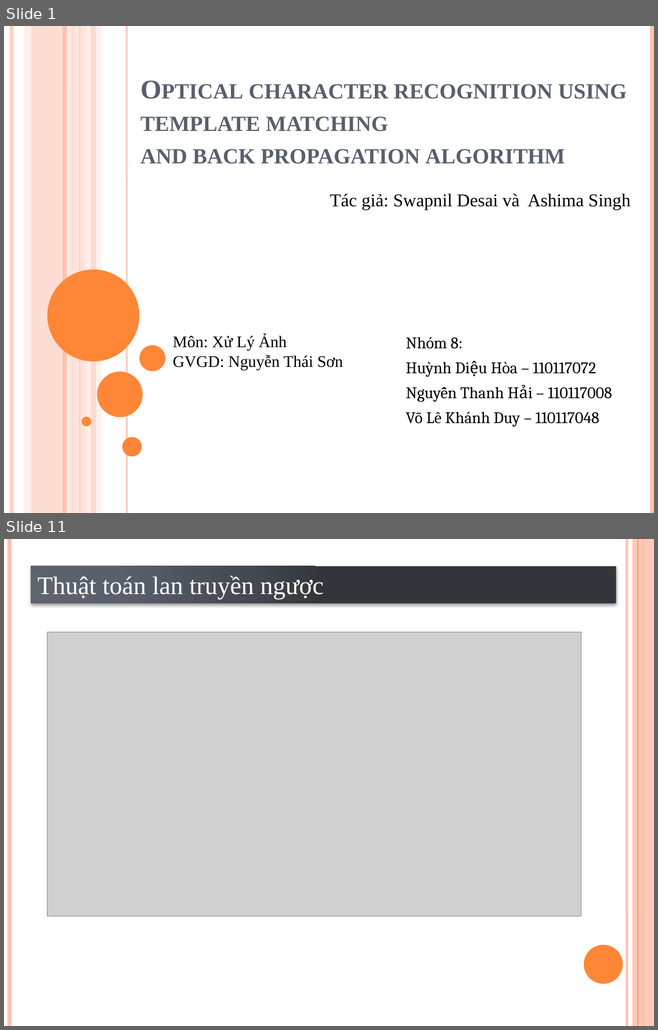
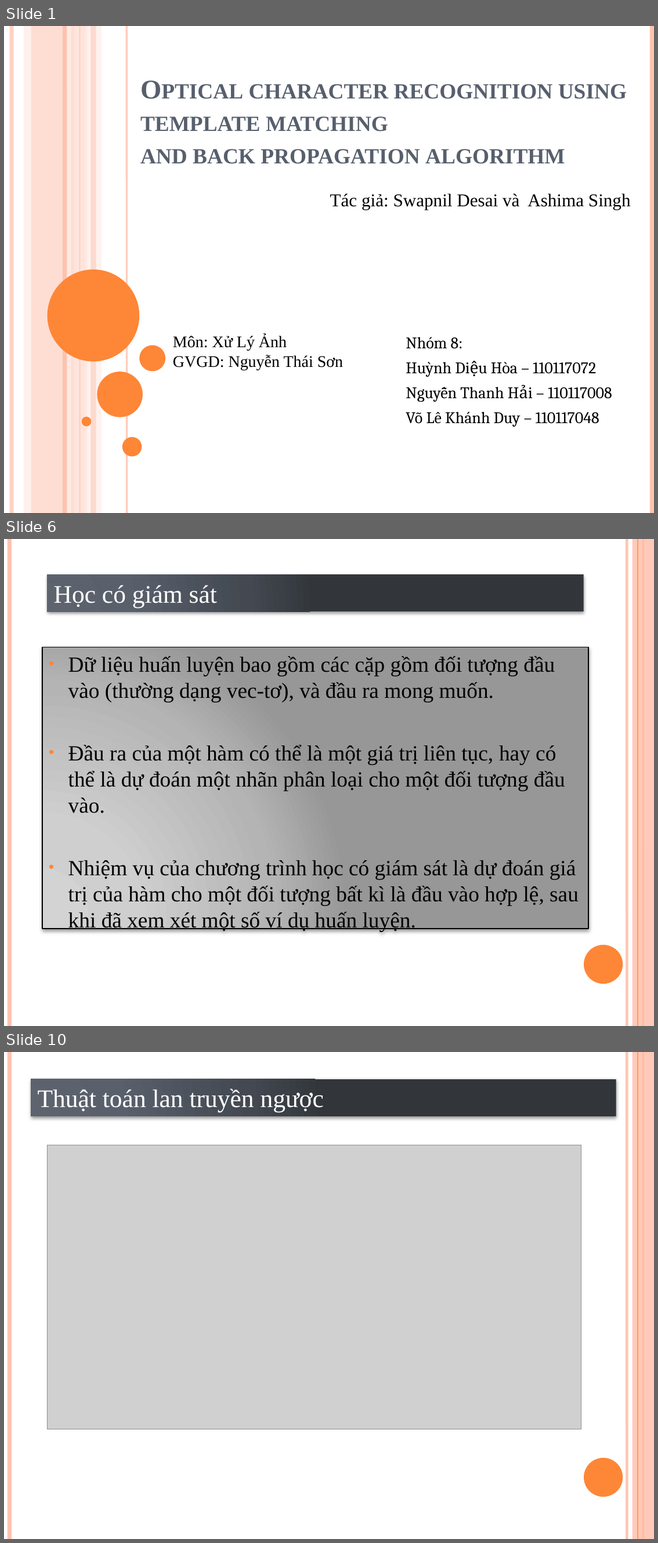
Before and after one commit to VoLeKhanhDuy/Xu_Ly_Anh, a slide deck: Optical character recognition using template matching.pptx. Shown one above the other, each under a label of ours: slides 1 and 11 before the commit, slides 1, 6 and 10 after it; the slides between them are not shown. The pictures are 658x1030 and 658x1543 pixels, drawn with LibreOffice and Linux fonts; fonts in the diff are those of the drawing; grey boxes stand for pictures. Boxes give left, top, right and bottom in pixels: in the first picture for what was removed or moved away, otherwise in the second. Text is boxed around its words. In the diff, an @@ line names an element or a change of style, - is before the commit and + after.

```diff
--- a/Optical character recognition using template matching.pptx
+++ b/Optical character recognition using template matching.pptx
@@ slide 6 added at <box>4,539,654,1026</box>, background #FFFFFF; not listed: 6 template elements that a slide beside it also shows @@
@@ rectangle added at <box>48,575,583,611</box>, fill gradient #5E656F to #5B616B to #444951 to #32363C, 28 pt, text #FFFFFF @@
+Học có giám sát
@@ text added at <box>42,647,588,929</box>, fill gradient #D3D3D3 to #CFCFCF to #B4B4B4 to #979797, outline #000000 1 pt, 24 pt, text #000000 @@
+• Dữ liệu huấn luyện bao gồm các cặp gồm đối tượng đầu vào (thường dạng vec-tơ), và đầu ra mong muốn.
+• Đầu ra của một hàm có thể là một giá trị liên tục, hay có thể là dự đoán một nhãn phân loại cho một đối tượng đầu vào.
+• Nhiệm vụ của chương trình học có giám sát là dự đoán giá trị của hàm cho một đối tượng bất kì là đầu vào hợp lệ, sau khi đã xem xét một số ví dụ huấn luyện.
@@ what was slide 11 is now slide 10 @@
```
Also in this commit, not shown: 2 slides changed, 6 other slides added, 11 slides removed, 9 other files.
